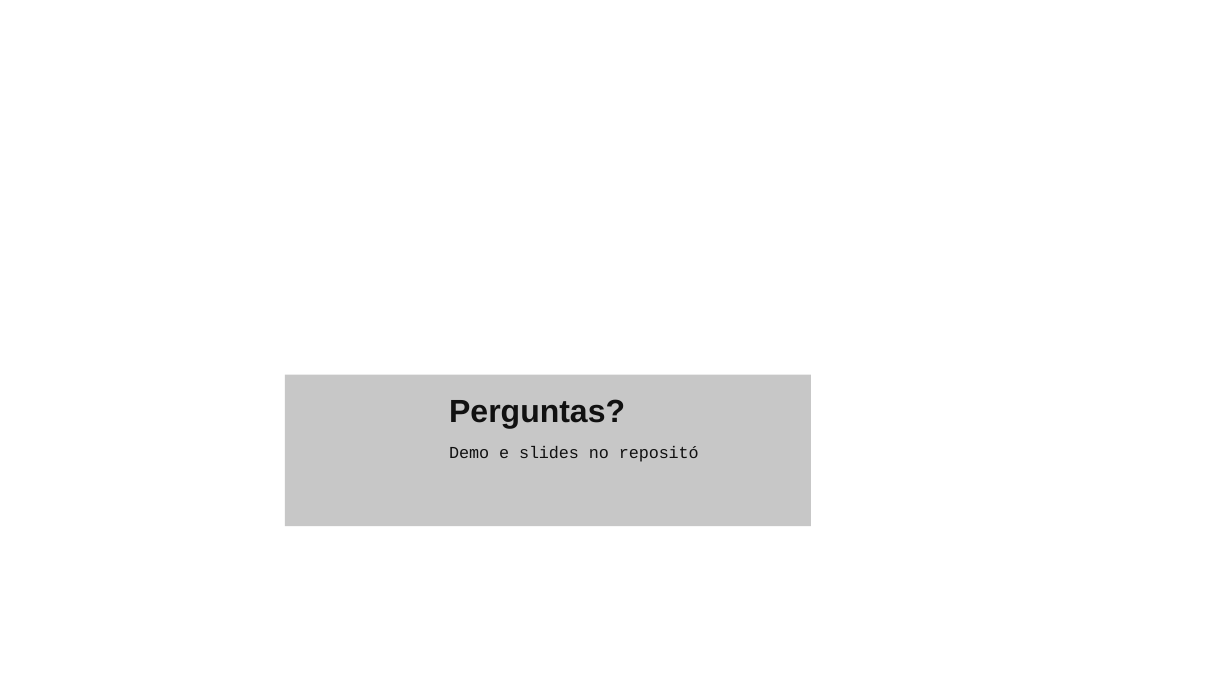
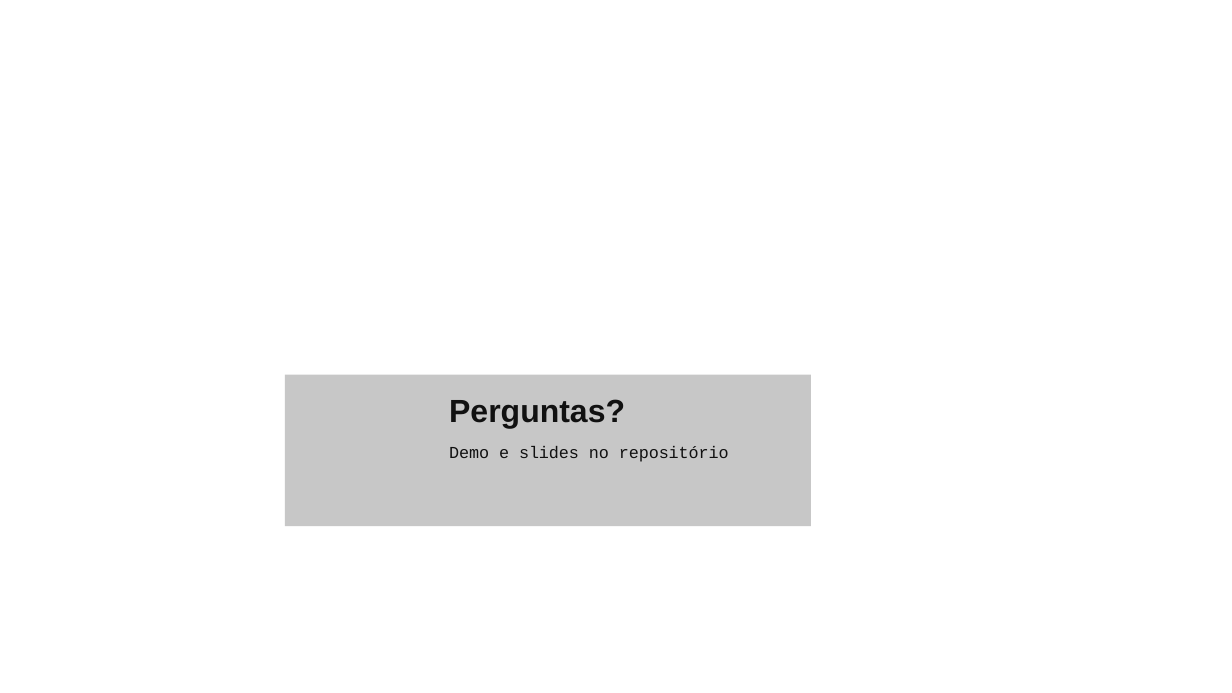
Before and after one commit to gustavobigardi/mvpconf-blazor-agent-workflow, a slide deck: slide 16 of workflows-multi-agent-microsoft-agent-workflow-mvp-conf-sorocaba.pptx (slide 15 before the commit). Drawn at 1232x693 pixels with LibreOffice and Linux fonts; fonts in the diff are those of the drawing; background and template pictures are left out. Boxes give left, top, right and bottom in pixels: in the first picture for what was removed or moved away, otherwise in the second. Text is boxed around its words. In the diff, an @@ line names an element or a change of style, - is before the commit and + after.

Commit message:
update pptx

```diff
--- a/workflows-multi-agent-microsoft-agent-workflow-mvp-conf-sorocaba.pptx
+++ b/workflows-multi-agent-microsoft-agent-workflow-mvp-conf-sorocaba.pptx
@@ text at (x1=449, y1=446, x2=729, y2=462): text changed @@
-Demo e slides no repositó
+Demo e slides no repositório
```
Also in this commit, not shown: 1 other slide changed, 1 slide added.
